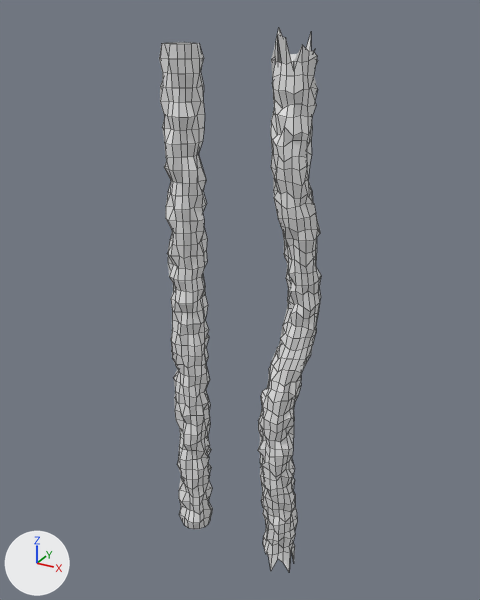
An edit to the FBX model Glide/Assets/_Project/Resources/Models/sticks.fbx, drawn before and after from the same camera.
Camera for both pictures: a 50 mm camera at (-23.49, -15.72, 8.86) aimed at (-32.36, 0.42, 0.79). Arrows for +X, +Y and +Z are at lower left; the lights stay in place. Mesh edges are drawn as thin lines. Where no turn or scale is listed for an object, it has been applied to the vertices.

Script lines for the objects in view, before the commit:
```python
me_cylinder = bpy.data.meshes.new('Cylinder')
me_cylinder.from_pydata(...)  # 816 vertices, 802 faces; spans x -0.7..0.9, y -0.7..0.9, z -8.5..8.4
me_cylinder_001 = bpy.data.meshes.new('Cylinder.001')
me_cylinder_001.from_pydata(...)  # 720 vertices, 706 faces; spans x -0.6..0.6, y -0.6..0.6, z -8.0..8.0
ob_stick = bpy.data.objects.new('Stick', me_cylinder_001)
ob_stick.location = (-33.92, 0.0, 0.0)
ob_stick_001 = bpy.data.objects.new('Stick.001', me_cylinder)
ob_stick_001.location = (-30.65, 0.0, 0.0)
```
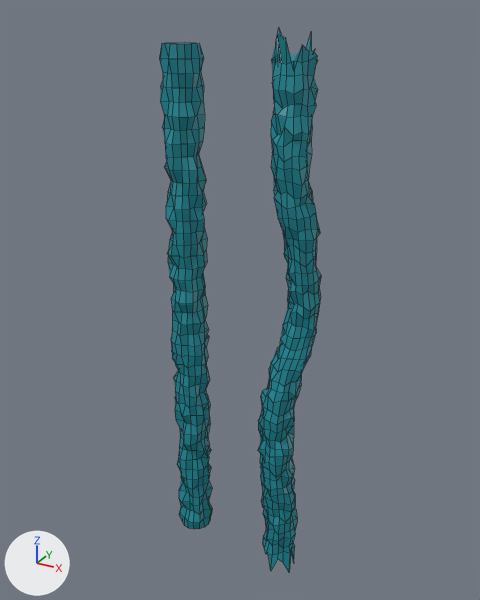
Boxes (x1, y1, x2, y2) around the edits, measured in the pictures (480 x 600 px):
```json
{"object": "Stick.001", "change": "recoloured", "before": [258, 29, 321, 572], "after": [258, 29, 321, 572], "on screen": "grey to cyan"}
{"object": "Stick", "change": "recoloured", "before": [159, 42, 212, 529], "after": [159, 42, 212, 529], "on screen": "grey to cyan"}
```

Scene script edits in JSON lines:
```json
{"op": "add", "block": "mat_window", "code": ["mat_window = principled_material('Window')", "mat_window.base_color = (0.00501, 0.26, 0.319)  # cyan #108b99"]}
{"block": "me_cylinder", "where": "me_cylinder.from_pydata(...)  # 816 vertices, 802 faces; spans x -0.7..0.9, y -0.7..0.9, z -8.5..8.4"}
{"op": "add", "block": "me_cylinder", "code": "me_cylinder.materials.append(mat_window)  # cyan #108b99"}
{"block": "me_cylinder_001", "where": "me_cylinder_001.from_pydata(...)  # 720 vertices, 706 faces; spans x -0.6..0.6, y -0.6..0.6, z -8.0..8.0"}
{"op": "add", "block": "me_cylinder_001", "code": "me_cylinder_001.materials.append(mat_window)  # cyan #108b99"}
```
